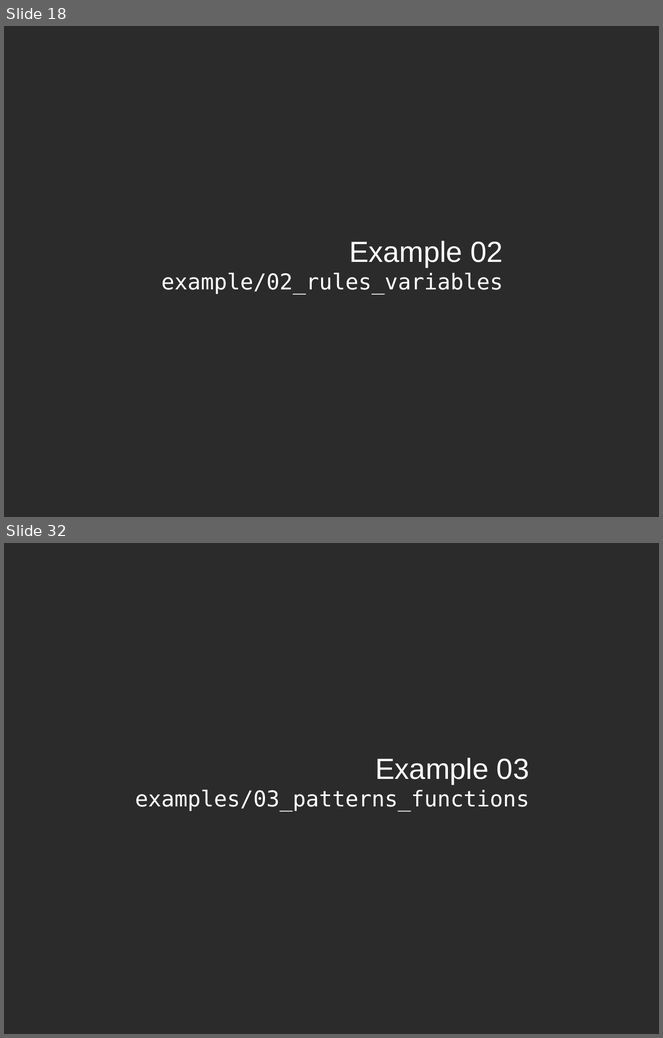
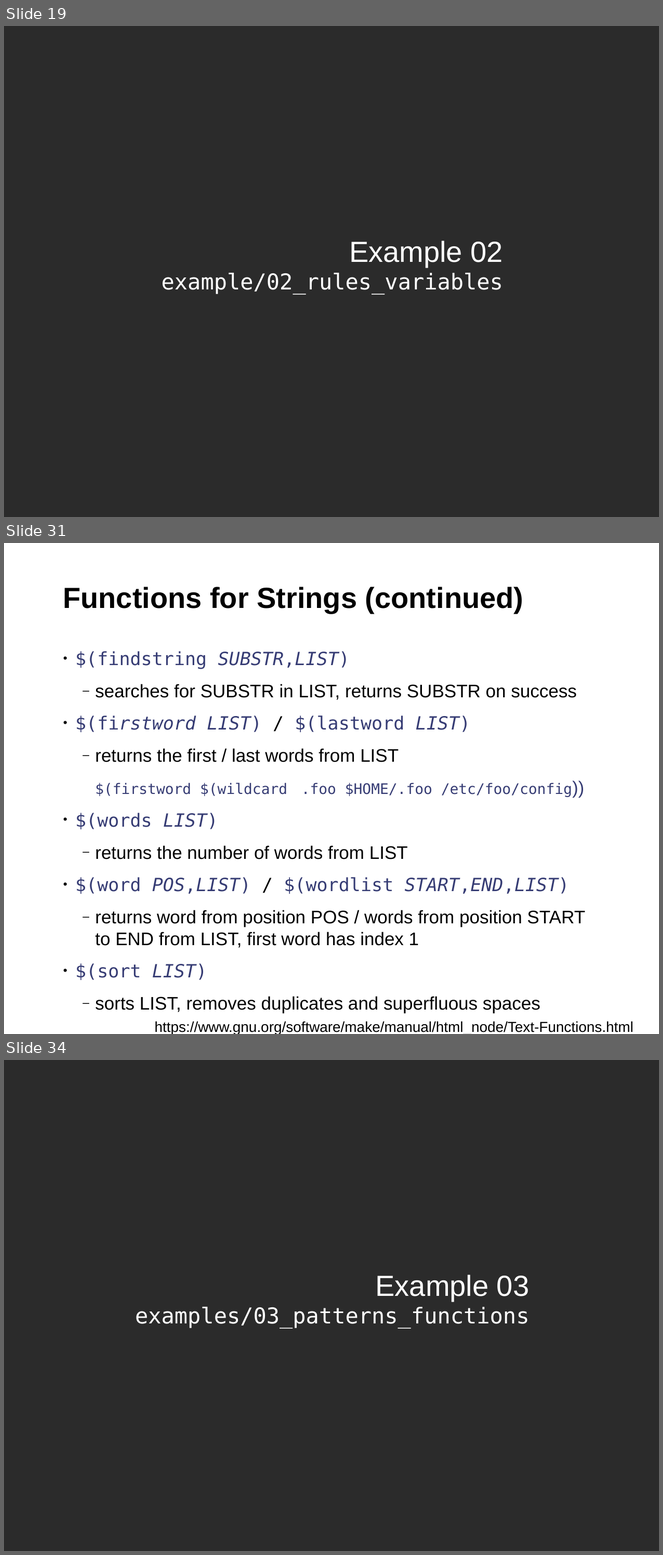
Before and after one commit to fsundermeyer/GNU_make_workshop, a slide deck: GNU_make_03_2015.odp. Shown one above the other, each under a label of ours: slides 18 and 32 before the commit, slides 19, 31 and 34 after it; the slides between them are not shown. The pictures are 663x1038 and 663x1555 pixels, drawn with LibreOffice and Linux fonts; fonts in the diff are those of the drawing; background and template pictures are left out; a plain dark background stands for a picture behind light text. Boxes give left, top, right and bottom in pixels: in the first picture for what was removed or moved away, otherwise in the second. Text is boxed around its words. In the diff, an @@ line names an element or a change of style, - is before the commit and + after.

```diff
--- a/GNU_make_03_2015.odp
+++ b/GNU_make_03_2015.odp
@@ slide 31 added at (4,543,659,1034), background #FFFFFF @@
@@ title added at (63,587,524,614), 32 pt, text #000000, bold @@
+Functions for Strings (continued)
@@ text added at (75,651,585,980), 20 pt, text #000000 @@
+• $(findstring SUBSTR,LIST)
+  ‒ searches for SUBSTR in LIST, returns SUBSTR on success
+• $(firstword LIST) / $(lastword LIST)
+  ‒ returns the first / last words from LIST
+  $(firstword $(wildcard .foo $HOME/.foo /etc/foo/config))
+• $(words LIST)
+  ‒ returns the number of words from LIST
+• $(word POS,LIST) / $(wordlist START,END,LIST)
+  ‒ returns word from position POS / words from position START to END from LIST, first word has index 1
+• $(sort LIST)
+  ‒ sorts LIST, removes duplicates and superfluous spaces
@@ page number added at (13,1010,72,1034), 11 pt, text #FFFFFF @@
+31
@@ text added at (155,1021,634,1034), 16 pt, text #000000 @@
+https://www.gnu.org/software/make/manual/html_node/Text-Functions.html
@@ what was slide 18 is now slide 19 @@
@@ what was slide 32 is now slide 34 @@
```
Also in this commit, not shown: 25 slides changed, 9 other slides added, 1 other file.
